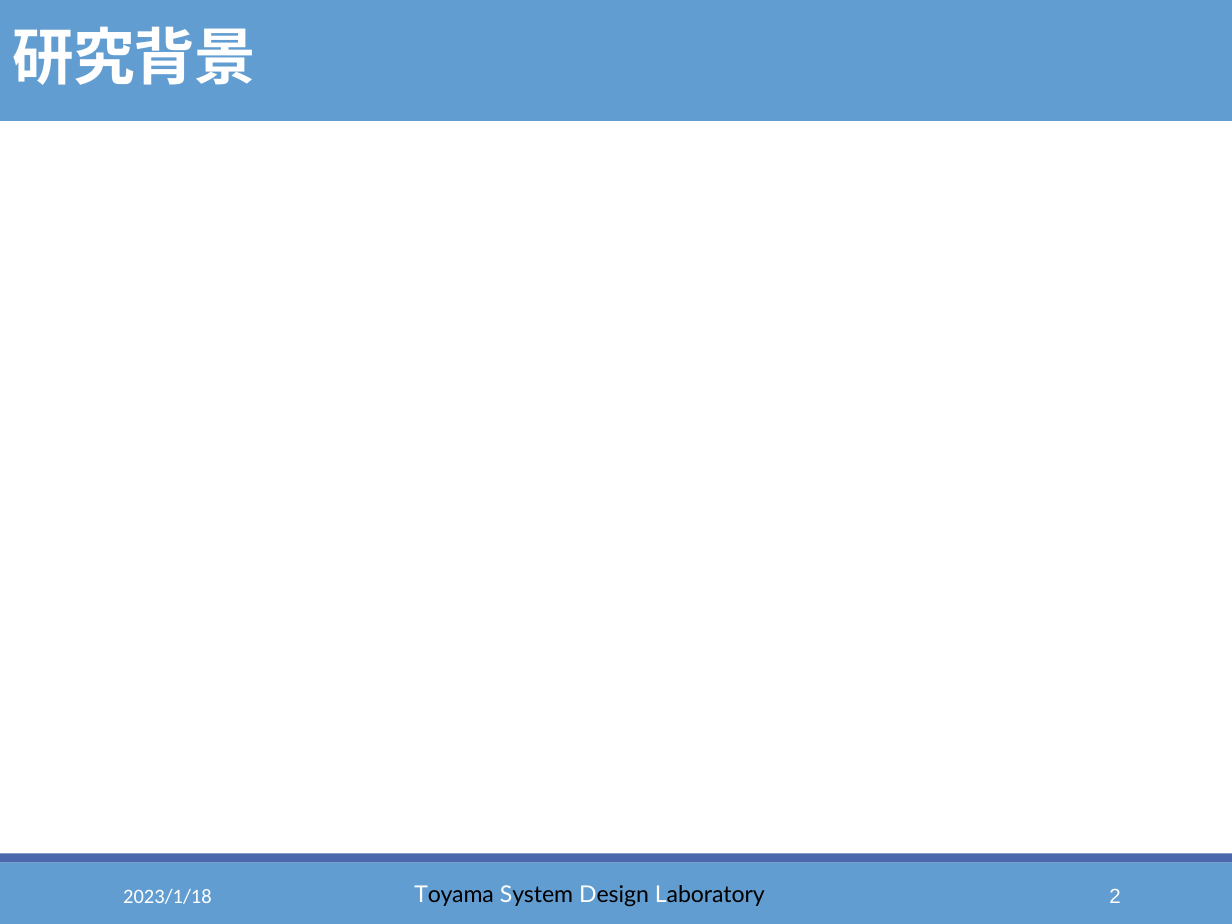
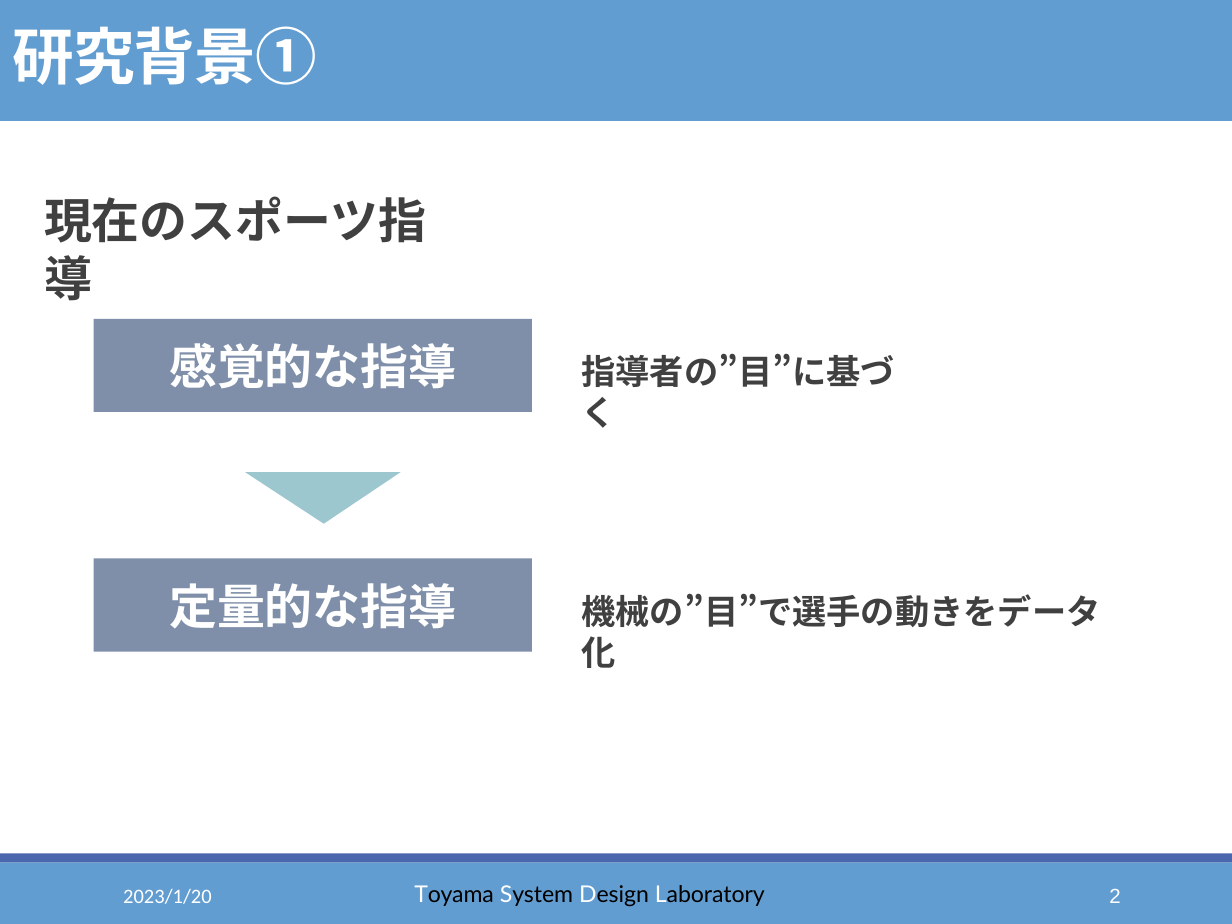
Before and after one commit to thoth000/volleyball-analysis, a slide deck: slide 2 of Report/presen/卒研スライド_佐野01.pptx. Drawn at 1232x924 pixels with LibreOffice and Linux fonts; fonts in the diff are those of the drawing. Boxes give left, top, right and bottom in pixels: in the first picture for what was removed or moved away, otherwise in the second. Text is boxed around its words. In the diff, an @@ line names an element or a change of style, - is before the commit and + after.

```diff
--- a/Report/presen/卒研スライド_佐野01.pptx
+++ b/Report/presen/卒研スライド_佐野01.pptx
@@ title at box(12, 26, 317, 85): text changed @@
-研究背景
+研究背景①
@@ text added at box(44, 196, 426, 301), 28 pt, text #404040, bold @@
+現在のスポーツ指導
@@ rectangle added at box(94, 319, 532, 413), fill #7F8FA9, 28 pt, text #FFFFFF, bold @@
+感覚的な指導
@@ text added at box(581, 353, 895, 428), 20 pt, text #404040, bold @@
+指導者の”目”に基づく
@@ triangle added at box(245, 472, 400, 524), fill #9CC7CE @@
@@ rectangle added at box(94, 558, 532, 652), fill #7F8FA9, 28 pt, text #FFFFFF, bold @@
+定量的な指導
@@ text added at box(581, 593, 1100, 627), 20 pt, text #404040, bold @@
+機械の”目”で選手の動きをデータ化
@@ text at box(123, 889, 212, 904): text changed @@
-2023/1/18
+2023/1/20
```
Also in this commit, not shown: 17 other slides changed, 1 slide added, 4 other files.
